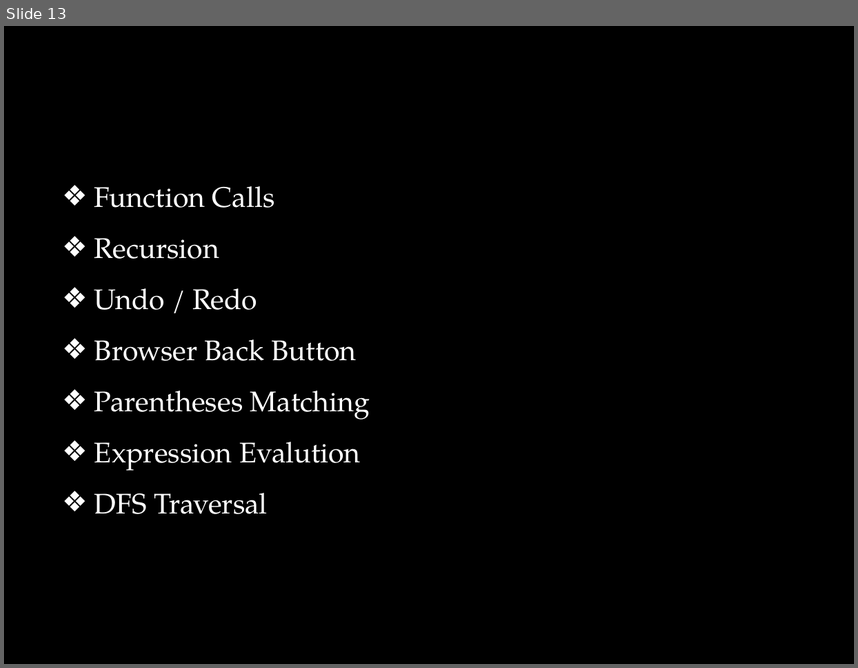
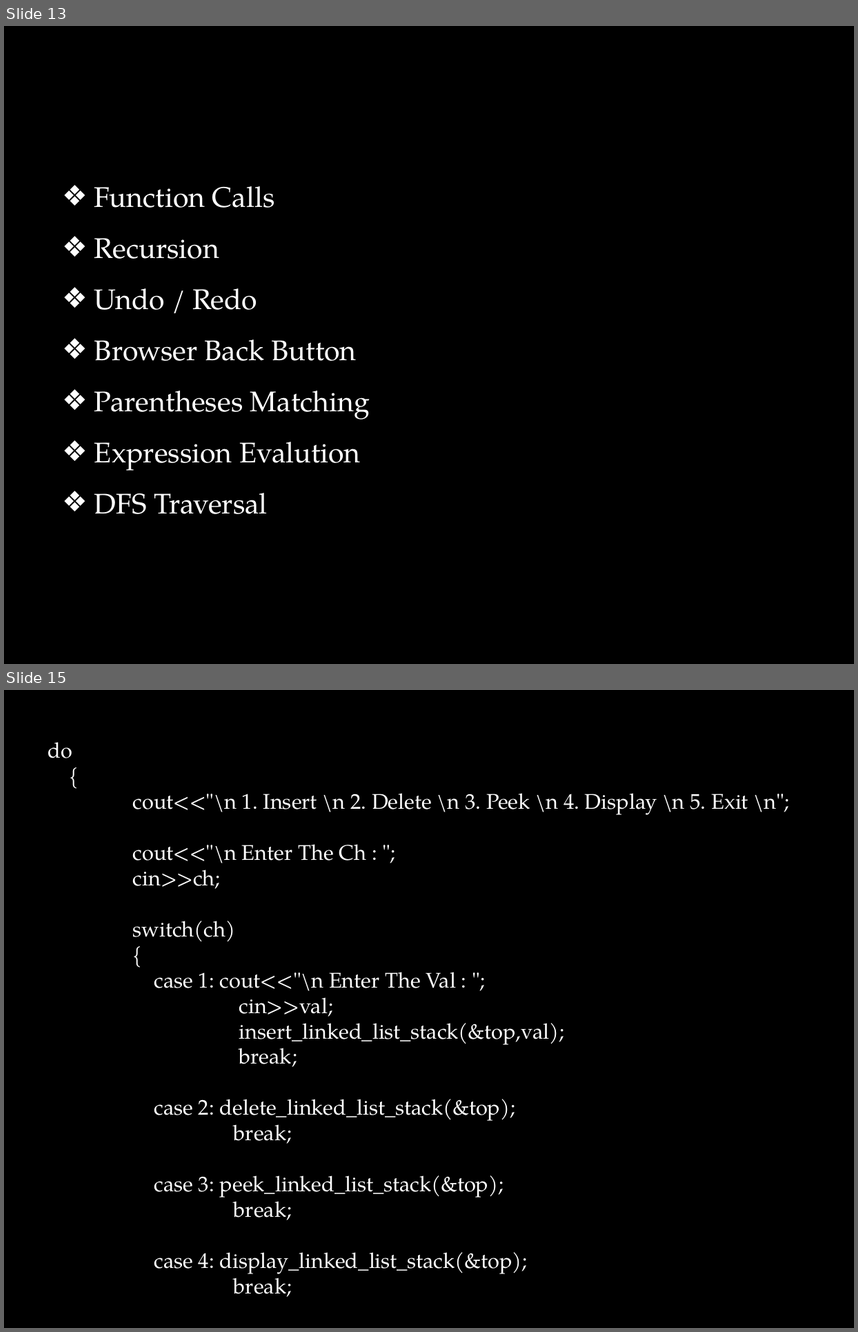
Before and after one commit to darshanpgohil/Data-Structure-Msc-It-Sem-1, a slide deck: Projects/Presentation_DSA.pptx. Shown one above the other, each under a label of ours: slide 13 before the commit, slides 13 and 15 after it; the slides between them are not shown. The pictures are 858x668 and 858x1332 pixels, drawn with LibreOffice and Linux fonts; fonts in the diff are those of the drawing; background and template pictures are left out. Boxes give left, top, right and bottom in pixels: in the first picture for what was removed or moved away, otherwise in the second. Text is boxed around its words. In the diff, an @@ line names an element or a change of style, - is before the commit and + after.

```diff
--- a/Projects/Presentation_DSA.pptx
+++ b/Projects/Presentation_DSA.pptx
@@ slide 15 added at (x1=4, y1=690, x2=854, y2=1328), background picture (left out) @@
@@ text added at (x1=47, y1=742, x2=790, y2=1297), 18 pt, text #FFFFFF @@
+do
+{
+cout<<"\n 1. Insert \n 2. Delete \n 3. Peek \n 4. Display \n 5. Exit \n";
+cout<<"\n Enter The Ch : ";
+cin>>ch;
+switch(ch)
+{
+case 1: cout<<"\n Enter The Val : ";
+cin>>val;
+insert_linked_list_stack(&top,val);
+break;
+case 2: delete_linked_list_stack(&top);
+break;
+case 3: peek_linked_list_stack(&top);
+break;
+case 4: display_linked_list_stack(&top);
+break;
```
Also in this commit, not shown: 2 slides changed, 4 other slides added.
